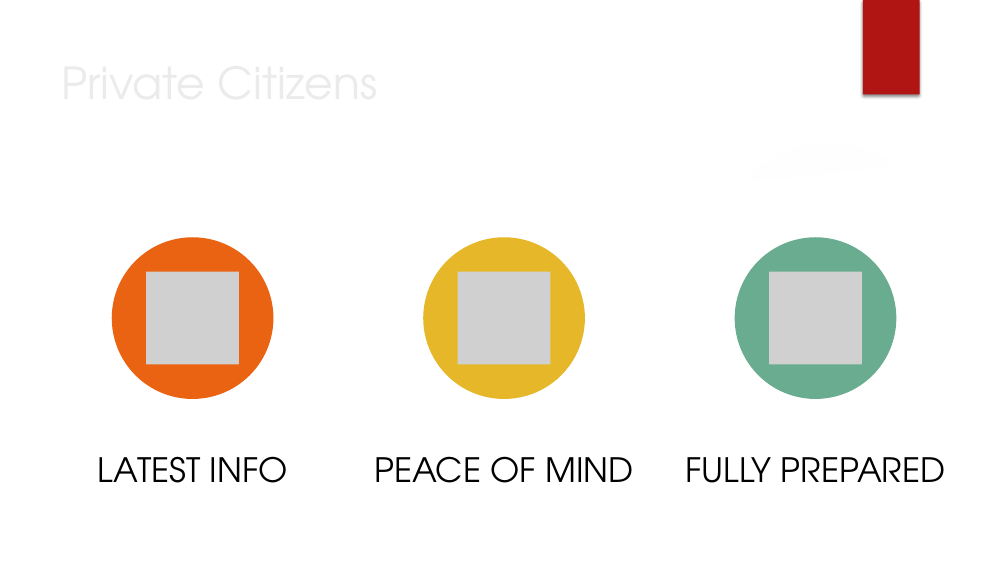
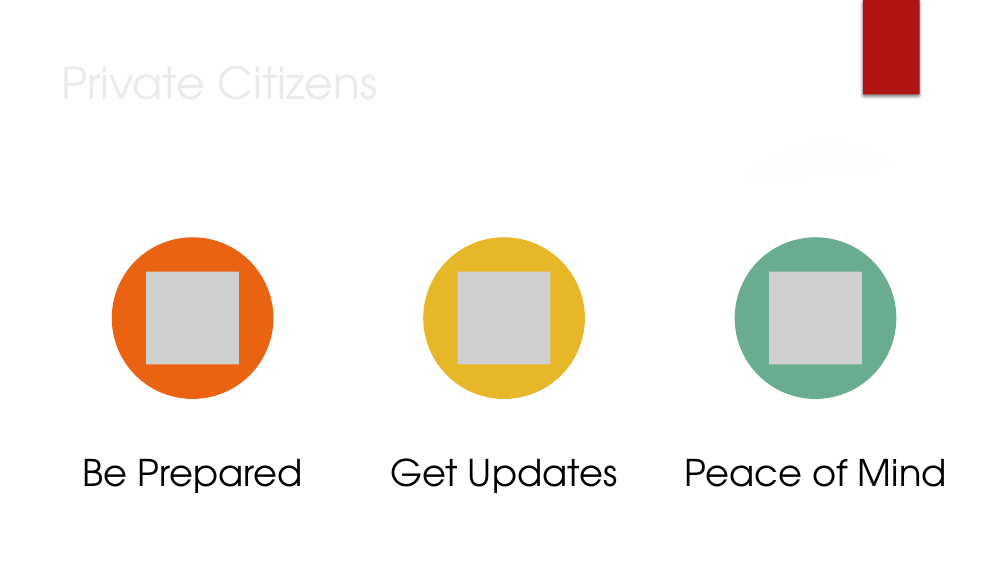
Before and after one commit to brystmar/prepare, a slide deck: slide 2 of presentation/AngelHack 2019 Slides.pptx. Drawn at 1008x567 pixels with LibreOffice and Linux fonts; fonts in the diff are those of the drawing; grey boxes stand for pictures; background and template pictures are left out. Boxes give left, top, right and bottom in pixels: in the first picture for what was removed or moved away, otherwise in the second. Text is boxed around its words. In the diff, an @@ line names an element or a change of style, - is before the commit and + after.

```diff
--- a/presentation/AngelHack 2019 Slides.pptx
+++ b/presentation/AngelHack 2019 Slides.pptx
@@ text at [82,458,303,493]: text changed; size 32 to 35 pt @@
-LATEST INFO
+Be Prepared
@@ text added at [390,458,618,493], 35 pt, text #000000 @@
+Get Updates
@@ text at [684,458,947,487]: text changed; size 32 to 35 pt @@
-PEACE OF MIND
+Peace of Mind
@@ text removed at [685,457,945,483] @@
-FULLY PREPARED
```
Also in this commit, not shown: 1 other slide changed.
